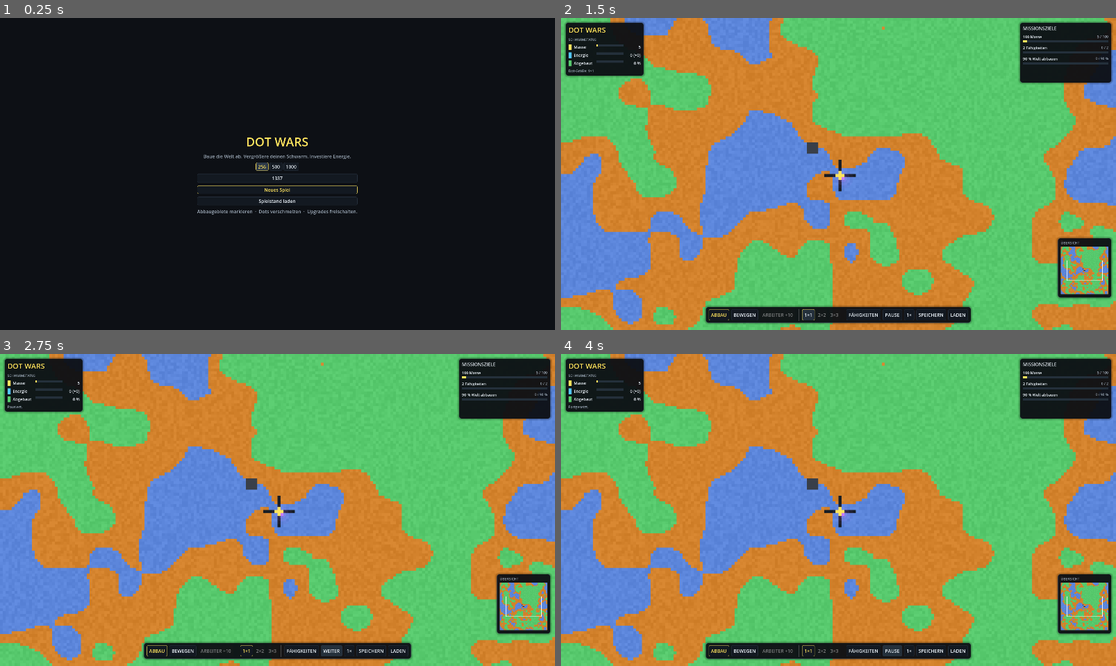
Above: before the commit, frames 1-4 (two rows, left to right).
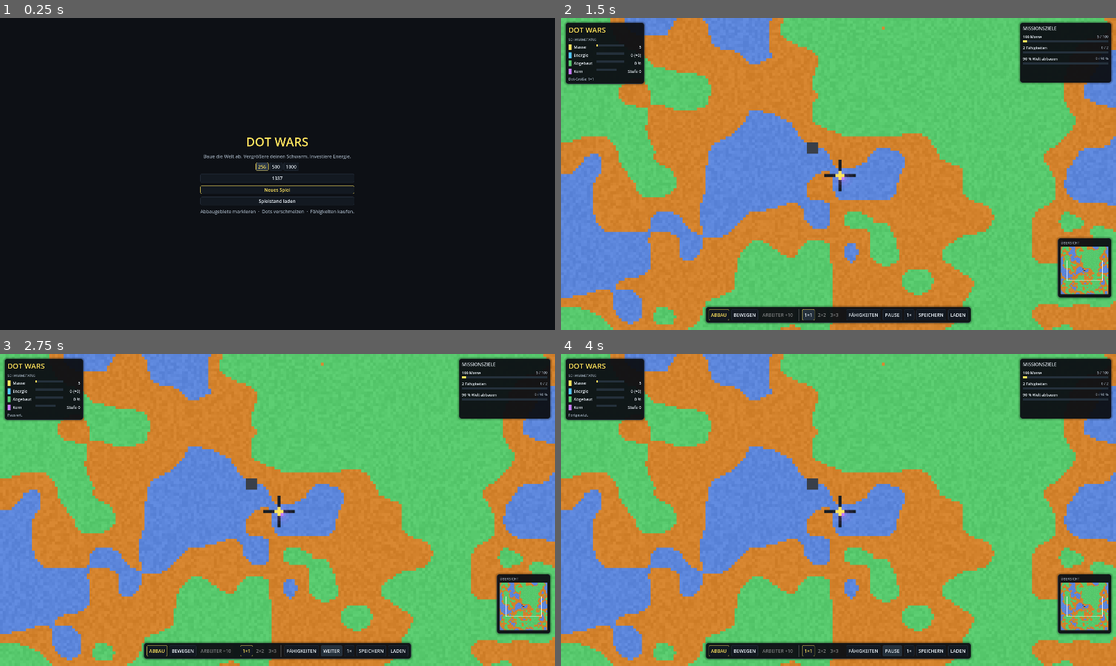
Above: after the commit, the same moments.

Repository: matthias007267/Dot-Wars
Game: Godot game, scene res://scenes/main.tscn
Same seed, same stepped clock (60 frames per second), same inputs: the game is played once before the commit and once after it.
Inputs:
- Up to frame 1 (0.25 s): no input
- Up to frame 2 (1.5 s): click "Neues Spiel" at 0.5 s; click "1×1" at 1.25 s
- Up to frame 3 (2.75 s): click "PAUSE" at 2 s
- Up to frame 4 (4 s): click "1×1" at 2.75 s; click "WEITER" at 3.5 s

The runs differ from the first frame. In frame 1, 0.2% of the frame differs, in the area x 35-65%, y 49-64%; in frame 2, 0.6%, in the area x 0-16%, y 1-22%; in frame 3, 0.6%; in frame 4, 0.6%.

Commit message:
Show the core plaza and measure a scripted match.
The reserved plaza is drawn dark magenta and the status card shows its stage. A scripted 256 run reaches the three win goals in 37:28.

Co-authored-by: matthias007267 <matthias007267@users.noreply.github.com>

Diff:
--- /dev/null
+++ b/bench/match_probe.gd
@@ -0,0 +1,98 @@
+extends SceneTree
+## Skriptierte Partie bis zu den drei Siegzielen oder bis zum Zeitlimit.
+##
+##   godot --headless --path . -s bench/match_probe.gd -- [--size=64] [--seed=1337] [--cap-minutes=90]
+##
+## Der Lauf kauft Kern, Abbau, einmal Tempo und Arbeiter. Er markiert die ganze Welt.
+## Das ist kein menschliches Spiel und ändert keine Siegbedingungen.
+
+
+func _init() -> void:
+	var size := 64
+	var seed := 1337
+	var cap_minutes := 90
+	for arg in OS.get_cmdline_user_args():
+		if arg.begins_with("--size="):
+			size = arg.get_slice("=", 1).to_int()
+		elif arg.begins_with("--seed="):
+			seed = arg.get_slice("=", 1).to_int()
+		elif arg.begins_with("--cap-minutes="):
+			cap_minutes = arg.get_slice("=", 1).to_int()
+	var config := SimConfig.new()
+	config.world_size = size
+	config.world_seed = seed
+	config.group_quotas = PackedInt32Array([100])
+	var sim := Simulation.create(config)
+	if sim == null:
+		push_error("Simulation ließ sich nicht erzeugen")
+		quit(1)
+		return
+	sim.assign_area(0, Rect2i(0, 0, size, size))
+	var cap_ticks := cap_minutes * 60 * SimConfig.TICKS_PER_SECOND
+	var started := Time.get_ticks_usec()
+	var last_report := -1
+	while sim.tick_count < cap_ticks and not sim.won:
+		_spend(sim)
+		sim.tick_once()
+		var minute := sim.tick_count / (60 * SimConfig.TICKS_PER_SECOND)
+		if minute != last_report and sim.tick_count % (60 * SimConfig.TICKS_PER_SECOND) == 0:
+			last_report = minute
+			_report(sim, started, "Minute %d" % minute)
+			var errors := sim.check_invariants()
+			if not errors.is_empty():
+				push_error("Invariante: %s" % ", ".join(errors))
+				quit(1)
+				return
+	_report(sim, started, "Ende")
+	var final_errors := sim.check_invariants()
+	if not final_errors.is_empty():
+		push_error("Invariante: %s" % ", ".join(final_errors))
+		quit(1)
+		return
+	quit(0)
+
+
+func _spend(sim: Simulation) -> void:
+	for _attempt in 8:
+		if not _buy_one(sim):
+			return
+
+
+func _buy_one(sim: Simulation) -> bool:
+	var energy := sim.upgrades.energy
+	var mass := sim.total_mass()
+	if sim.upgrades.core_level == 0 and energy >= sim.upgrades.core_cost() and sim.buy(Upgrades.KIND_CORE):
+		return true
+	if mass < 40 and energy >= Simulation.WORKER_COST and sim.buy_worker():
+		return true
+	if sim.upgrades.dig_level < 4 and energy >= sim.upgrades.dig_cost() and sim.buy(Upgrades.KIND_DIG):
+		return true
+	if sim.upgrades.speed_level < 1 and energy >= sim.upgrades.speed_cost() and sim.buy(Upgrades.KIND_SPEED):
+		return true
+	if mass < 100 and energy >= Simulation.WORKER_COST and sim.buy_worker():
+		return true
+	if sim.upgrades.purchased < 2 and energy >= sim.upgrades.dig_cost() and sim.buy(Upgrades.KIND_DIG):
+		return true
+	return false
+
+
+func _report(sim: Simulation, started_usec: int, label: String) -> void:
+	var elapsed_ms := (Time.get_ticks_usec() - started_usec) / 1000
+	var seconds := sim.tick_count / SimConfig.TICKS_PER_SECOND
+	var clock := "%d:%02d" % [seconds / 60, seconds % 60]
+	var mined := int(round(sim.world.mined_fraction() * 100.0))
+	print(
+		"%s  Spiel %s  Wand %d ms  Masse %d  Abbau %d Prozent  Energie %d (+%d)  Fähigkeiten %d  Kern %d  Arbeiter %d"
+		% [
+			label,
+			clock,
+			elapsed_ms,
+			sim.total_mass(),
+			mined,
+			sim.upgrades.energy,
+			sim.energy_dots.pending(),
+			sim.upgrades.purchased,
+			sim.upgrades.core_level,
+			sim.workers.count,
+		]
+	)
--- a/src/main.gd
+++ b/src/main.gd
@@ -78,6 +78,7 @@
 	_autosave_tick = sim.tick_count
 	renderer = WorldRenderer.new()
 	renderer.world = world
+	renderer.core_mask = sim.core_mask
 	energy_view = EnergyRenderer.new()
 	energy_view.world = world
 	energy_view.energy = sim.energy_dots
--- a/src/render/world_renderer.gd
+++ b/src/render/world_renderer.gd
@@ -10,6 +10,8 @@
 var camera: Camera2D
 var show_grid := false
 var show_chunks := false
+## 1 färbt eine leere Zelle als Kernfläche. Leer lässt den Tunnel unverändert.
+var core_mask := PackedByteArray()
 
 var _bytes := PackedByteArray()
 var _image: Image
@@ -19,7 +21,7 @@
 func _ready() -> void:
 	texture_filter = TEXTURE_FILTER_NEAREST
 	_bytes.resize(world.cell_count() * 4)
-	paint_all(_bytes, world, palette_bytes(), _pit_index())
+	paint_all(_bytes, world, palette_bytes(), _pit_index(), core_mask)
 	_upload()
 	world.consume_dirty_chunks()
 	queue_redraw()
@@ -31,7 +33,7 @@
 		return
 	var palette := palette_bytes()
 	for chunk in dirty:
-		paint_rect(_bytes, world, palette, world.chunk_rect(chunk), _pit_index())
+		paint_rect(_bytes, world, palette, world.chunk_rect(chunk), _pit_index(), core_mask)
 	_upload()
 	queue_redraw()
 
@@ -66,15 +68,24 @@
 
 
 static func paint_all(
-	bytes: PackedByteArray, world: WorldState, palette: PackedByteArray, pit: int = -1
+	bytes: PackedByteArray,
+	world: WorldState,
+	palette: PackedByteArray,
+	pit: int = -1,
+	mask: PackedByteArray = PackedByteArray(),
 ) -> void:
 	var cells := world.cells
 	for idx in cells.size():
-		_write_cell(bytes, palette, world, idx, cells[idx], pit)
+		_write_cell(bytes, palette, world, idx, cells[idx], pit, mask)
 
 
 static func paint_rect(
-	bytes: PackedByteArray, world: WorldState, palette: PackedByteArray, rect: Rect2i, pit: int = -1
+	bytes: PackedByteArray,
+	world: WorldState,
+	palette: PackedByteArray,
+	rect: Rect2i,
+	pit: int = -1,
+	mask: PackedByteArray = PackedByteArray(),
 ) -> void:
 	var cells := world.cells
 	var width := world.width
@@ -82,7 +93,17 @@
 		var row := y * width
 		for x in range(rect.position.x, rect.end.x):
 			var idx := row + x
-			_write_cell(bytes, palette, world, idx, cells[idx], pit)
+			_write_cell(bytes, palette, world, idx, cells[idx], pit, mask)
+
+
+## Zeichnet die Kernfläche neu. Der Aufruf kommt nach einem Kauf oder einem geladenen Stand.
+func set_core_mask(mask: PackedByteArray) -> void:
+	core_mask = mask
+	if _bytes.is_empty() or world == null:
+		return
+	paint_all(_bytes, world, palette_bytes(), _pit_index(), core_mask)
+	_upload()
+	queue_redraw()
 
 
 func _upload() -> void:
@@ -157,7 +178,13 @@
 
 
 static func _write_cell(
-	bytes: PackedByteArray, palette: PackedByteArray, world: WorldState, idx: int, material: int, pit: int = -1
+	bytes: PackedByteArray,
+	palette: PackedByteArray,
+	world: WorldState,
+	idx: int,
+	material: int,
+	pit: int = -1,
+	mask: PackedByteArray = PackedByteArray(),
 ) -> void:
 	var dst := idx * 4
 	if idx == pit:
@@ -165,6 +192,13 @@
 		bytes[dst] = _channel(pit_color.r)
 		bytes[dst + 1] = _channel(pit_color.g)
 		bytes[dst + 2] = _channel(pit_color.b)
+		bytes[dst + 3] = 255
+		return
+	if material == Materials.EMPTY and idx < mask.size() and mask[idx] == 1:
+		var plaza := Materials.PLAZA_COLOR
+		bytes[dst] = _channel(plaza.r)
+		bytes[dst + 1] = _channel(plaza.g)
+		bytes[dst + 2] = _channel(plaza.b)
 		bytes[dst + 3] = 255
 		return
 	var src := material * 4
--- a/src/sim/materials.gd
+++ b/src/sim/materials.gd
@@ -22,6 +22,8 @@
 ]
 ## Nur die Darstellung. Die Zelle bleibt unzerstörbares Material.
 const PIT_COLOR := Color8(0xC7, 0x7A, 0xFF)
+## Freie Kernfläche. Leer wie ein Tunnel, aber als Fläche erkennbar. Kein eigenes Material.
+const PLAZA_COLOR := Color8(0x5A, 0x3D, 0x78)
 const BACKDROP := Color8(0x0D, 0x10, 0x15)
 
 
--- a/src/ui/game_hud.gd
+++ b/src/ui/game_hud.gd
@@ -16,9 +16,11 @@
 var _mass_value: Label
 var _energy_value: Label
 var _mined_value: Label
+var _kern_value: Label
 var _mass_bar: ProgressBar
 var _energy_bar: ProgressBar
 var _mined_bar: ProgressBar
+var _kern_bar: ProgressBar
 
 var _goal_mass: ProgressBar
 var _goal_upgrade: ProgressBar
@@ -137,9 +139,11 @@
 	_mass_value.text = str(mass)
 	_energy_value.text = "%d (+%d)" % [energy, sim.energy_dots.pending()]
 	_mined_value.text = "%d %%" % percent
+	_kern_value.text = "Stufe %d" % sim.upgrades.core_level
 	_mass_bar.value = minf(100.0, float(mass))
 	_energy_bar.value = minf(250.0, float(energy))
 	_mined_bar.value = float(percent)
+	_kern_bar.value = sim.upgrades.core_level
 
 	_goal_mass.value = minf(100.0, float(mass))
 	_goal_upgrade.value = mini(sim.upgrades.purchased, 2)
@@ -181,6 +185,10 @@
 	var mined := _stat_row(content, "Abgebaut", Materials.COLORS[Materials.SOFT], 100)
 	_mined_value = mined[0]
 	_mined_bar = mined[1]
+	var kern := _stat_row(content, "Kern", Materials.PIT_COLOR, Upgrades.CORE_MAX)
+	_kern_value = kern[0]
+	_kern_bar = kern[1]
+	_kern_value.custom_minimum_size.x = 78
 
 	_message = _label(content, "Ziehen markiert den Abbau. Bewegen setzt einen Punkt im Tunnel.", 12, UiTheme.MUTED)
 	_message.autowrap_mode = TextServer.AUTOWRAP_WORD_SMART
@@ -469,6 +477,8 @@
 func _buy(kind: int) -> void:
 	if sim.buy(kind):
 		if kind == Upgrades.KIND_CORE:
+			if renderer != null:
+				renderer.set_core_mask(sim.core_mask)
 			_notice("Energiekern erweitert. Arbeiter betreten die Fläche nicht.")
 		else:
 			_notice("Fähigkeit gekauft.")
--- a/src/ui/main_menu.gd
+++ b/src/ui/main_menu.gd
@@ -70,7 +70,7 @@
 	box.add_child(load)
 
 	var note := Label.new()
-	note.text = "Abbaugebiete markieren  ·  Dots verschmelzen  ·  Upgrades freischalten."
+	note.text = "Abbaugebiete markieren  ·  Dots verschmelzen  ·  Fähigkeiten kaufen."
 	note.add_theme_color_override("font_color", UiTheme.MUTED)
 	note.horizontal_alignment = HORIZONTAL_ALIGNMENT_CENTER
 	box.add_child(note)
--- a/tests/test_game_hud.gd
+++ b/tests/test_game_hud.gd
@@ -59,3 +59,22 @@
 	check_eq(hud.sim.desired_size[2], 1, "alle internen Gruppen gleich")
 	check_no_errors(hud.sim.check_invariants(), "keine Masse durch Größeneinstellung verloren")
 	hud.free()
+
+
+func test_status_card_shows_the_core_stage() -> void:
+	var hud := _new_hud()
+	var layer := Control.new()
+	hud._build_stats(layer)
+	hud._build_goals(layer)
+	hud._build_dock(layer)
+	hud._build_upgrade_panel(layer)
+	hud.refresh()
+	check_eq(hud._kern_value.text, "Stufe 0", "Start ohne erweiterte Fläche")
+	check_eq(hud._kern_bar.value, 0.0, "Balken leer")
+	hud.sim.upgrades.energy = 40
+	check(hud.sim.buy(Upgrades.KIND_CORE), "Kernkauf")
+	hud.refresh()
+	check_eq(hud._kern_value.text, "Stufe 1", "Stufe nach dem Kauf")
+	check_eq(hud._kern_bar.value, 1.0, "Balken zeigt die Stufe")
+	layer.free()
+	hud.free()
--- a/tests/test_world_view.gd
+++ b/tests/test_world_view.gd
@@ -59,6 +59,36 @@
 		_check_pixel(image, seen[material], material, "Material %d" % material)
 
 
+func test_core_plaza_is_tinted_and_the_pit_stays_bright() -> void:
+	var config := TestHelpers.default_config()
+	config.world_size = 32
+	var sim := Simulation.create(config)
+	sim.upgrades.energy = 40
+	check(sim.buy(Upgrades.KIND_CORE), "Kernkauf")
+	var palette := WorldRenderer.palette_bytes()
+	var bytes := PackedByteArray()
+	bytes.resize(sim.world.cell_count() * 4)
+	var pit := WorldGenerator.sacrifice_cell(sim.world)
+	var pit_index := sim.pit_index()
+	WorldRenderer.paint_all(bytes, sim.world, palette, pit_index, sim.core_mask)
+	var image := Image.create_from_data(sim.world.width, sim.world.height, false, Image.FORMAT_RGBA8, bytes)
+	_check_color(image, pit, Materials.PIT_COLOR, "Kern bleibt hell")
+	var plaza := Vector2i(-1, -1)
+	for idx in sim.core_mask.size():
+		if sim.core_mask[idx] == 1 and sim.world.cells[idx] == Materials.EMPTY:
+			plaza = Vector2i(idx % sim.world.width, idx / sim.world.width)
+			break
+	check(plaza.x >= 0, "eine freie Kernzelle")
+	_check_color(image, plaza, Materials.PLAZA_COLOR, "Kernfläche")
+	var outside := Vector2i(pit.x - 5, pit.y - 1)
+	check_eq(sim.core_mask[sim.world.index(outside.x, outside.y)], 0, "der äußere Tunnel bleibt frei")
+	_check_color(image, outside, Materials.COLORS[Materials.EMPTY], "Tunnel außerhalb")
+	var chunk_id := (plaza.y / sim.world.chunk_size) * sim.world.chunks_x + plaza.x / sim.world.chunk_size
+	WorldRenderer.paint_rect(bytes, sim.world, palette, sim.world.chunk_rect(chunk_id), pit_index, sim.core_mask)
+	var repainted := Image.create_from_data(sim.world.width, sim.world.height, false, Image.FORMAT_RGBA8, bytes)
+	_check_color(repainted, plaza, Materials.PLAZA_COLOR, "Chunk-Nachmalung behält die Fläche")
+
+
 func test_chunk_repaint_leaves_other_chunks_unchanged() -> void:
 	var world := WorldState.new(64, 64, 32, Materials.SOFT)
 	var palette := WorldRenderer.palette_bytes()
@@ -76,6 +106,12 @@
 	check_eq(bytes[changed * 4 + 2], clampi(int(palette[Materials.HARD * 4 + 2]) + variance, 0, 255), "Blaukanal")
 
 
+func _check_color(image: Image, cell: Vector2i, expected: Color, label: String) -> void:
+	var pixel := image.get_pixel(cell.x, cell.y)
+	var distance := absf(pixel.r - expected.r) + absf(pixel.g - expected.g) + absf(pixel.b - expected.b)
+	check(distance < 0.02, "%s Farbe (Abstand %.3f)" % [label, distance])
+
+
 func _check_pixel(image: Image, cell: Vector2i, material: int, label: String) -> void:
 	var pixel := image.get_pixel(cell.x, cell.y)
 	var expected := Materials.COLORS[material]
Not shown, changed: docs/ARCHITECTURE.md
Not shown, changed: docs/DECISIONS.md
Not shown, changed: docs/GAME_DESIGN.md
Not shown, changed: docs/PERFORMANCE.md
Not shown, changed: docs/RELEASE.md
Not shown, changed: docs/ROADMAP.md
